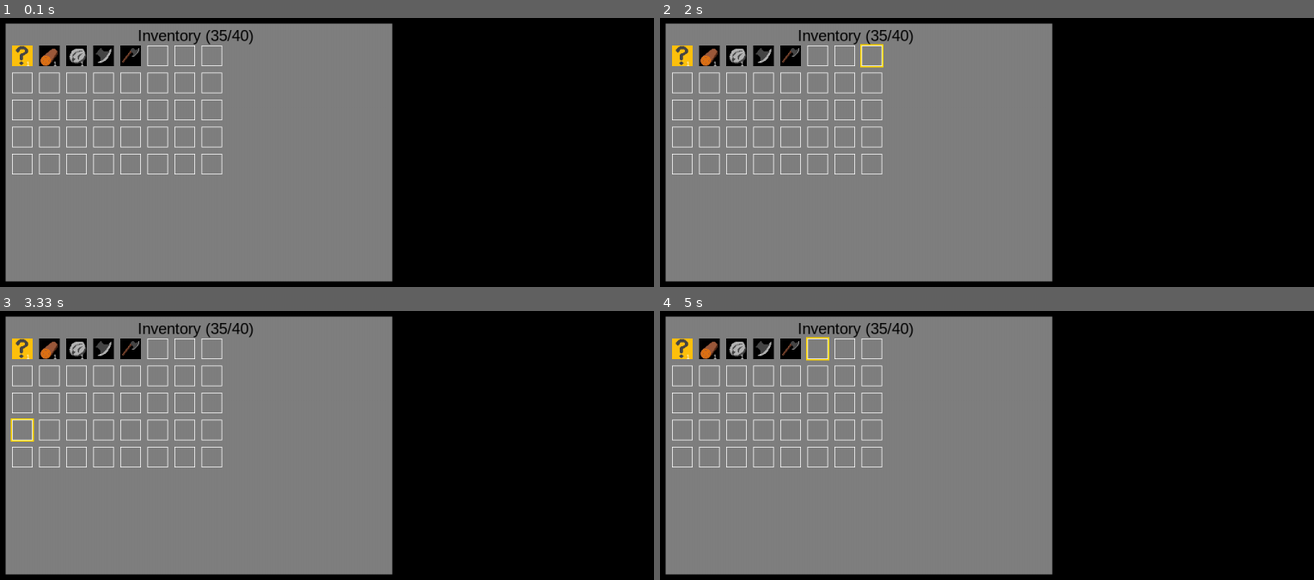
Above: before the commit, frames 1-4 (two rows, left to right).
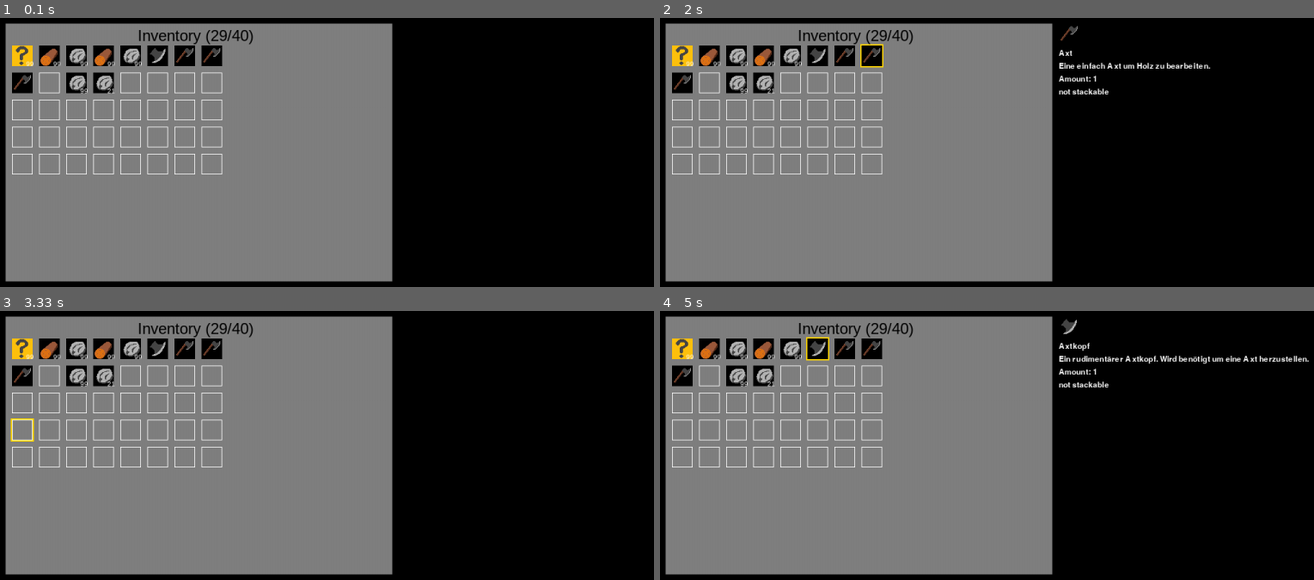
Above: after the commit, the same moments.

Repository: Pappet/CraftingGame_pygame
Game: pygame game, started from CraftingGame/main.py
The game is run twice, just before and just after one commit, with the same random seed, the same clock (stepped at 60 frames per second) and the same inputs.
Inputs (mouse positions are in pixels of both pictures, inside the frame that each line leads up to):
- Up to frame 1 (0.1 s): no input
- Up to frame 2 (2 s): press the mouse at (764, 82) at 0.37 s; move the mouse to (784, 117) at 0.47 s; release the mouse at (803, 152) at 0.6 s; press the mouse at (705, 163) at 0.7 s; move the mouse to (745, 34) at 0.8 s; release the mouse at (outside the picture) at 0.93 s; press the mouse at (705, 109) at 1.03 s; move the mouse to (1019, 165) at 1.13 s; release the mouse at (outside the picture) at 1.27 s; press the mouse at (705, 55) at 1.37 s; move the mouse to (790, 125) at 1.47 s; release the mouse at (875, 195) at 1.6 s; press the mouse at (869, 55) at 1.7 s; move the mouse to (816, 34) at 1.8 s; release the mouse at (outside the picture) at 1.93 s
- Up to frame 3 (3.33 s): press the mouse at (45, 429) at 2.03 s; move the mouse to (outside the picture) at 2.13 s; release the mouse at (outside the picture) at 2.27 s; press the mouse at (45, 375) at 2.37 s; move the mouse to (outside the picture) at 2.47 s; release the mouse at (outside the picture) at 2.6 s; press the mouse at (156, 456) at 2.7 s; move the mouse to (366, 319) at 2.8 s; release the mouse at (outside the picture) at 2.93 s; press the mouse at (19, 429) at 3.03 s; move the mouse to (235, 362) at 3.13 s; release the mouse at (outside the picture) at 3.27 s
- Up to frame 4 (5 s): press the mouse at (790, 348) at 3.37 s; move the mouse to (836, 345) at 3.47 s; release the mouse at (888, 345) at 3.6 s; press the mouse at (869, 402) at 3.7 s; move the mouse to (outside the picture) at 3.8 s; release the mouse at (outside the picture) at 3.93 s; press the mouse at (764, 402) at 4.03 s; move the mouse to (764, 389) at 4.13 s; release the mouse at (764, 375) at 4.27 s; press the mouse at (816, 402) at 4.37 s; move the mouse to (810, 356) at 4.47 s; release the mouse at (803, 311) at 4.6 s; press the mouse at (816, 348) at 4.7 s; move the mouse to (1078, 410) at 4.8 s; release the mouse at (outside the picture) at 4.93 s

The runs differ from the first frame. In frame 1, 1.8% of the frame differs, in the area x 1-35%, y 4-29%; in frame 2, 2.4%; in frame 3, 1.8%; in frame 4, 2.7%, in the area x 1-100%, y 2-29%.

Commit message:
Feature: Expanded the adding and Removing from the Inventory. Stack size is considered. Stackable and non-stackable items are differentiate. Pretty Awesome :)

Diff:
--- /dev/null
+++ b/CraftingGame/Recipes/RecipeManager.py
@@ -0,0 +1,31 @@
+import json
+
+class RecipeManager:
+    def __init__(self):
+        self.recipes = []
+
+    def load_recipes(self, recipes_file_path):
+        with open(recipes_file_path, 'r')as f:
+            self.recipes = json.load(f)
+
+    def get_recipe_by_name(self, name):
+        for recipe in self.recipes:
+            if recipe["name"] == name:
+                return recipe
+        return None
+
+    def get_recipes_by_ingredient(self, ingredient):
+        results = []
+        for recipe in self.recipes:
+            for item, amount in recipe["ingredients"].items():
+                if item == ingredient:
+                    results.append(recipe)
+        return results
+
+    def can_craft(self, recipe, inventory) -> bool:
+        if recipe in self.recipes:
+            for item, amount in recipe["ingredients"].items():
+                if inventory.get(item, 0) < amount:
+                    return False
+                return True
+        return False
--- /dev/null
+++ b/CraftingGame/Recipes/recipes.json
@@ -0,0 +1,30 @@
+[
+  {
+    "name": "Axtkopf",
+    "ingredients": {
+      "Stein": 2
+    },
+    "results": {
+      "Axtkopf": 1
+    }
+  },
+  {
+    "name": "Steinaxt",
+    "ingredients": {
+      "Holz": 2,
+      "Axtkopf": 1
+    },
+    "results": {
+      "Axt": 1
+    }
+  },
+  {
+    "name": "Stock",
+    "ingredients": {
+      "Holz": 2
+    },
+    "results": {
+      "Stock": 4
+    }
+  }
+]
--- a/CraftingGame/main.py
+++ b/CraftingGame/main.py
@@ -4,6 +4,7 @@
 from items.ItemsManager import ItemsManager
 from menus.Menu import Menu
 from menus.MenuManager import MenuManager
+from Recipes.RecipeManager import RecipeManager
 
 pygame.init()
 
@@ -47,11 +48,28 @@
 item4 = items_manager.get_item_by_id(3)
 item5 = items_manager.get_item_by_id(4)
 
-inventory.add_item(item1)
-inventory.add_item(item2)
-inventory.add_item(item3)
-inventory.add_item(item4)
-inventory.add_item(item5)
+inventory.add_item(item1, 99)
+inventory.add_item(item2, 99)
+inventory.add_item(item3, 99)
+inventory.add_item(item2, 99)
+inventory.add_item(item3, 99)
+inventory.add_item(item4, 1)
+inventory.add_item(item5, 1)
+inventory.add_item(item5, 1)
+inventory.add_item(item5, 1)
+inventory.add_item(item5, 1)
+inventory.add_item(item3, 120)
+
+print(inventory.get_items())
+inventory.remove_item(item5, 1)
+print(inventory.get_items())
+
+
+# ---- Rezepte --------------------------------------------------------
+recipe_manager = RecipeManager()
+recipe_manager.load_recipes("./Recipes/recipes.json")
+# print(recipe_manager.get_recipes_by_ingredient("Holz"))
+# print(recipe_manager.can_craft(recipe_manager.get_recipe_by_name("Axt"), inventory.get_items()))
 
 # ---- Haupt-Schleife --------------------------------------------------------
 while running:
--- a/CraftingGame/menus/Inventory.py
+++ b/CraftingGame/menus/Inventory.py
@@ -1,4 +1,5 @@
 from typing import Tuple, Optional
+import math
 
 from CraftingGame.menus.Slot import Slot
 import pygame
@@ -61,6 +62,11 @@
             if not slot.is_empty():
                 return slot
 
+    def get_free_slot(self) -> Slot:
+        for slot in self.slots:
+            if slot.is_empty():
+                return slot
+
     def get_inventory_space(self):
         return len(self.slots)
 
@@ -71,31 +77,115 @@
                 index += 1
         return index
 
-    def add_item(self, item):
+    def get_items(self):
+        items = {}
+        for slot in self.slots:
+            if not slot.is_empty():
+                if slot.get_item_in_slot().get_name() not in items:
+                    items[slot.get_item_in_slot().get_name()] = slot.amount
+                else:
+                    items[slot.get_item_in_slot().get_name()] += slot.amount
+        return items
+
+    def get_item_amount(self, name):
+        return self.get_items().get(name, 0)
+
+    def get_slots_with_item(self, item):
+        slots = []
+        for slot in self.slots:
+            if not slot.is_empty() and slot.get_item_in_slot().id == item.id:
+                slots.append(slot)
+        return slots
+
+    def add_item(self, item, amount):
         if item.stackable:
             for slot in self.slots:
-                if not slot.is_empty():
+                if not slot.is_empty() and amount + slot.amount <= self.max_stack_size:
                     if slot.item.id == item.id and not None:
-                        slot.add_item(item)
+                        slot.add_item(item, amount)
                         return True
                 else:
                     if slot.is_empty():
-                        slot.add_item(item)
+                        if amount + slot.amount <= self.max_stack_size:
+                            slot.add_item(item, amount)
+                            return True
+                        else:
+                            if self.get_free_inventory_space() >= math.ceil(amount/self.max_stack_size):
+                                amount_diff = amount
+                                while amount_diff > 0:
+                                    if amount_diff > self.max_stack_size:
+                                        next_slot = self.get_free_slot()
+                                        next_slot.add_item(item, self.max_stack_size)
+                                        amount_diff -= self.max_stack_size
+                                    else:
+                                        next_slot = self.get_free_slot()
+                                        next_slot.add_item(item, amount_diff)
+                                        amount_diff -= amount_diff
+                                        return True
+        else:
+            if amount == 1:
+                for slot in self.slots:
+                    if slot.is_empty():
+                        slot.add_item(item, 1)
                         return True
+            else:
+                if self.get_free_inventory_space() > amount:
+                    for i in range(amount):
+                        for slot in self.slots:
+                            if slot.is_empty():
+                                slot.add_item(item, 1)
+                                break
+                    return True
+                else:
+                    print("To many items for the inventory!")
+                    return False
+        return False
+
+    def remove_item(self, item, amount):
+        print(self.get_items())
+        if item.stackable:
+            if self.get_item_amount(item.name) >= amount:
+                if amount > self.max_stack_size:
+                    amount_diff = amount
+                    for slot in reversed(self.get_slots_with_item(item)):
+                        if amount_diff > self.max_stack_size:
+                            slot.remove_item(self.max_stack_size)
+                            amount_diff -= self.max_stack_size
+                        else:
+                            slot.remove_item(amount_diff)
+                    return True
+                else:
+                    for slot in reversed(self.slots):
+                        if not slot.is_empty():
+                            if slot.item.id == item.id:
+                                print(f"amount: {amount} is smaller {self.max_stack_size}")
+                                slot.remove_item(amount)
+                                return True
+            else:
+                print("Not enough Items in Inventory")
+                return False
         else:
-            for slot in self.slots:
-                if slot.is_empty():
-                    slot.add_item(item)
+            if self.get_item_amount(item.name) >= amount:
+                if amount > 1:
+                    # More than 1 item to remove
+                    amount_diff = amount
+                    for slot in reversed(self.get_slots_with_item(item)):
+                        if amount_diff > 0:
+                            slot.remove_item(1)
+                            amount_diff -= 1
+                        else:
+                            break
                     return True
-        return False
-
-    def remove_item(self, item):
-        for slot in self.slots:
-            if not slot.is_empty():
-                if slot.item.id == item.id and item.stackable:
-                    slot.remove_item()
-                    return True
-
+                else:
+                    # Only 1 item to remove
+                    for slot in reversed(self.slots):
+                        if not slot.is_empty():
+                            if slot.get_item_in_slot().id == item.id:
+                                slot.remove_item(1)
+                                return True
+            else:
+                print("Not enough Items in Inventory")
+                return False
         return False
 
     def move_item(self, from_slot: Slot, to_slot: Slot) -> None:
@@ -145,16 +235,16 @@
                 slot.draw(surface)
 
             # draw the selected item's info
-            if self.selected_slot is not None and self.selected_slot.item_in_slot():
+            if self.selected_slot is not None and self.selected_slot.get_item_in_slot():
                 font = pygame.font.Font(None, self.menu_font_size)
                 name_text = font.render(
-                    self.selected_slot.item_in_slot().name, True, color.white)
+                    self.selected_slot.get_item_in_slot().name, True, color.white)
                 desc_text = font.render(
-                    self.selected_slot.item_in_slot().description, True, color.white)
-                image_item = self.selected_slot.item_in_slot().get_image()
+                    self.selected_slot.get_item_in_slot().description, True, color.white)
+                image_item = self.selected_slot.get_item_in_slot().get_image()
                 amount_text = font.render(
                     f"Amount: {self.selected_slot.amount}", True, color.white)
-                if self.selected_slot.item_in_slot().stackable:
+                if self.selected_slot.get_item_in_slot().stackable:
                     stackable_str = "stackable"
                 else:
                     stackable_str = "not stackable"
@@ -204,7 +294,7 @@
                     if slot_index is not None:
                         self.selected_slot = slot_index
                         if not slot_index.is_empty():
-                            self.dragging_image = slot_index.item_in_slot().get_image()
+                            self.dragging_image = slot_index.get_item_in_slot().get_image()
 
                     selected_slot_index = False
                     # Go through all slots and check if the position of the click is within in one slot
--- a/CraftingGame/menus/Slot.py
+++ b/CraftingGame/menus/Slot.py
@@ -23,23 +23,22 @@
         else:
             return True
 
-    def add_item(self, item):
+    def add_item(self, item, amount):
         if self.item is None:
             self.item = item
-            self.amount = 1
+            self.amount = amount
         else:
             if self.item.id == item.id and self.item.stackable:
-                self.amount += 1
-                print(self.amount)
+                self.amount += amount
             else:
                 print("this Slot is not empty and the item is not stackable!")
                 return
 
-    def remove_item(self):
+    def remove_item(self, amount):
         item = self.item
         if item is not None:
-            if item.stackable and self.amount > 1:
-                self.amount -= 1
+            if item.stackable and self.amount > amount:
+                self.amount -= amount
                 return item
             else:
                 self.item = None
@@ -51,14 +50,14 @@
             return None
 
     def is_clicked(self, pos):
-        if self.x <= pos[0] < self.x+self.width and self.y <= pos[1] < self.y+self.height:
+        if self.x <= pos[0] < self.x + self.width and self.y <= pos[1] < self.y + self.height:
             self.selected = True
             return True
         else:
             self.selected = False
             return False
 
-    def item_in_slot(self):
+    def get_item_in_slot(self):
         return self.item
 
     def draw(self, surface):
@@ -70,10 +69,10 @@
                     f"{self.amount}", True, color.white)
                 surface.blit(
                     amount_text, (self.x + self.width - self.font_size, self.y + self.height - self.font_size))
-         # draw a selection border, if selected
+        # draw a selection border, if selected
         if self.selected:
             pygame.draw.rect(surface, color.gold, (self.x - 2,
-                             self.y - 2, self.width + 4, self.height + 4), 2)
+                                                   self.y - 2, self.width + 4, self.height + 4), 2)
         if self.hovering:
             pygame.draw.rect(surface, color.green, (self.x - 2,
-                                                   self.y - 2, self.width + 4, self.height + 4), 2)
+                                                    self.y - 2, self.width + 4, self.height + 4), 2)
